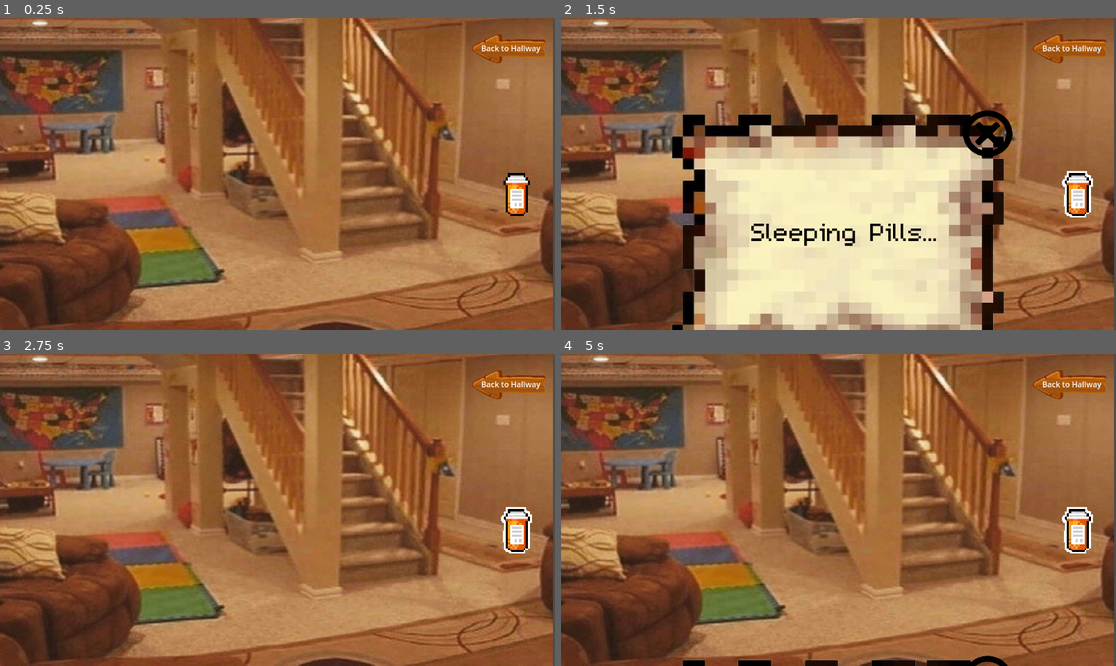
Above: before the commit, frames 1-4 (two rows, left to right).
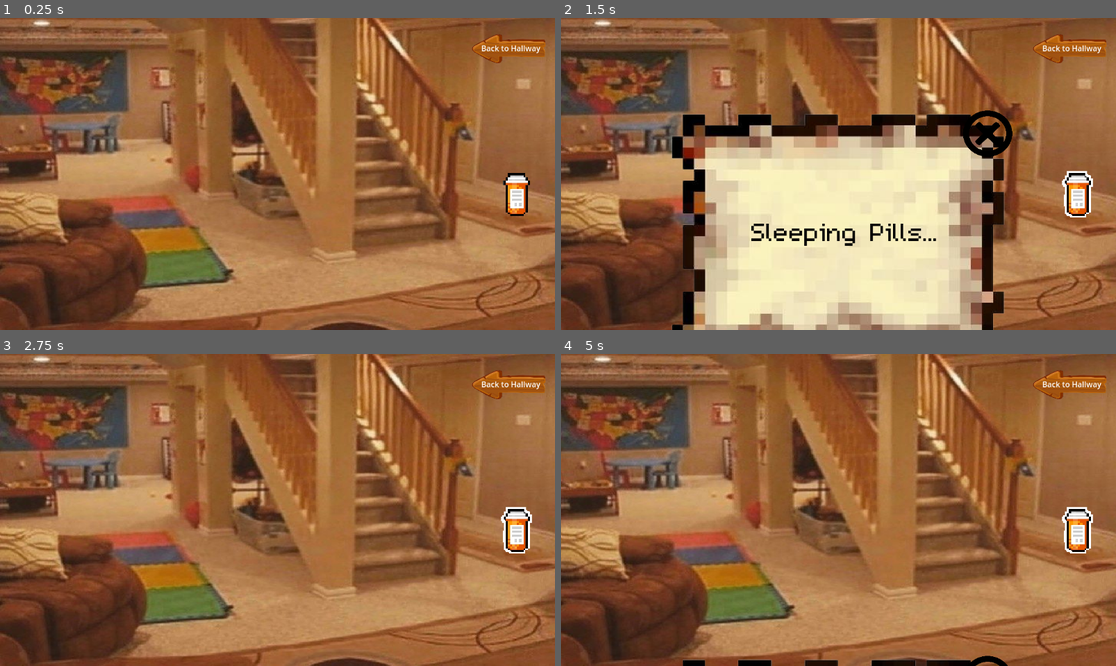
Above: after the commit, the same moments.

Repository: ShauryaVatsal/DaydreamGamejam
Game: Godot game, scene res://scenes/Basement.tscn
Same seed, same stepped clock (60 frames per second), same inputs: the game is played once before the commit and once after it. This scene is started directly instead of the project's main scene.
Inputs (mouse positions are in pixels of both pictures, inside the frame that each line leads up to):
- Up to frame 1 (0.25 s): no input
- Up to frame 2 (1.5 s): click (1077, 195) at 0.5 s; tap Enter at 1.25 s; hold Right (Right) from 1.28 s (still down)
- Up to frame 3 (2.75 s): tap Up (Jump) at 1.52, 2.27 s; release Right (Right) at 2.03 s; hold Down (Down) from 2.03 s (still down)
- Up to frame 4 (5 s): tap Space at 2.75 s; release Down (Down) at 2.78 s; hold Right (Right) 2.78-3.53 s; hold W 3.53-4.28 s; tap Up (Jump) at 3.77, 4.52 s; tap Enter at 4.25 s; hold Left (Left) from 4.28 s (still down)

The runs differ from the first frame. In frame 1, 21% of the frame differs, in the area x 1-100%, y 0-100%; in frame 2, 12%; in frame 3, 21%; in frame 4, 21%.

Commit message:
made in the blue area

Diff:
--- a/scenes/Basement.tscn
+++ b/scenes/Basement.tscn
@@ -16,7 +16,7 @@
 
 [node name="TextureRect" type="TextureRect" parent="."]
 offset_top = -111.0
-offset_right = 1148.0
+offset_right = 1195.0
 offset_bottom = 726.0
 texture = ExtResource("1_kvs36")
 expand_mode = 2
